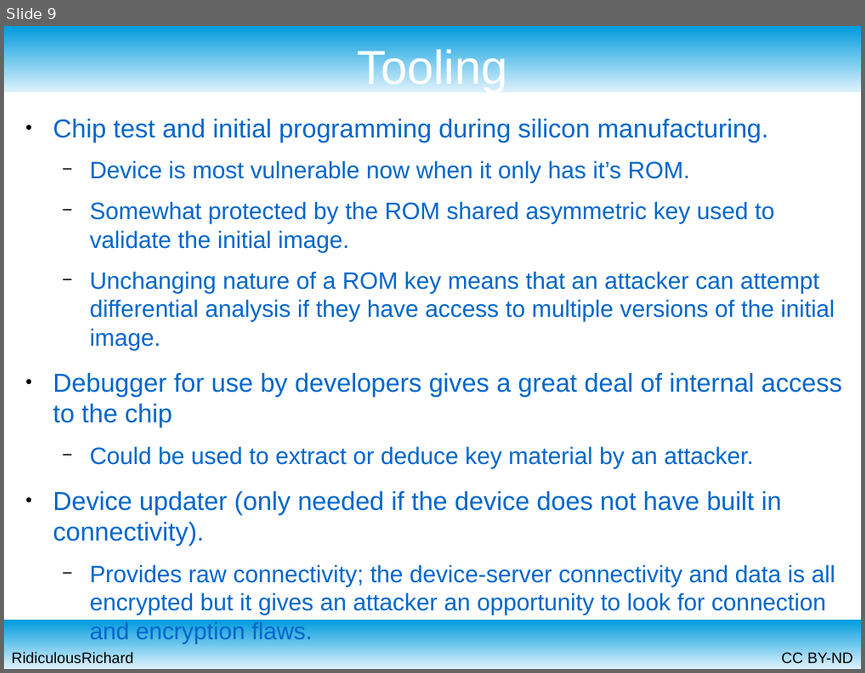
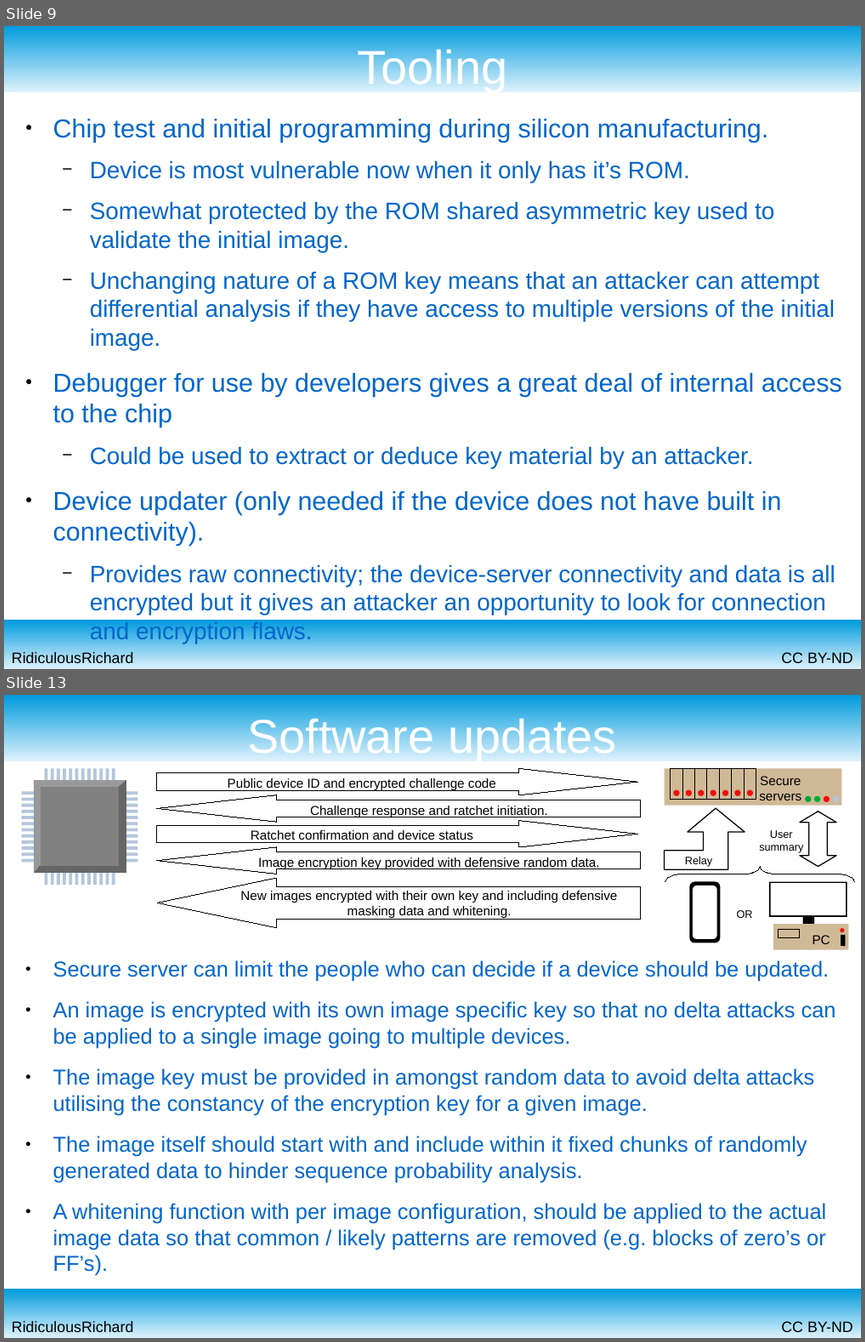
Before and after one commit to RidiculousRichard/presentations, a slide deck: 12 steps to firmware packages.odp. Shown one above the other, each under a label of ours: slide 9 before the commit, slides 9 and 13 after it; the slides between them are not shown. The pictures are 865x673 and 865x1342 pixels, drawn with LibreOffice and Linux fonts; fonts in the diff are those of the drawing. Boxes give left, top, right and bottom in pixels: in the first picture for what was removed or moved away, otherwise in the second. Text is boxed around its words. In the diff, an @@ line names an element or a change of style, - is before the commit and + after.

```diff
--- a/12 steps to firmware packages.odp
+++ b/12 steps to firmware packages.odp
@@ slide 13 added at (4, 695, 861, 1338), background #FFFFFF; not listed: 4 template elements that a slide beside it also shows @@
@@ title added at (247, 715, 617, 761), 44 pt, text #FFFFFF @@
+Software updates
@@ left arrow added at (157, 768, 637, 794), outline #000000 0 pt @@
@@ left arrow added at (157, 795, 641, 822), outline #000000 0 pt @@
@@ text added at (228, 778, 496, 791), 12 pt, text #000000 @@
+Public device ID and encrypted challenge code
@@ group added at (664, 768, 841, 805): 11 ellipses, 8 rectangles, 1 text @@
+Secure servers
@@ left arrow added at (157, 820, 637, 846), outline #000000 0 pt @@
@@ text added at (310, 805, 548, 817), 12 pt, text #000000 @@
+Challenge response and ratchet initiation.
@@ left arrow added at (157, 847, 641, 873), outline #000000 0 pt @@
@@ text added at (250, 830, 473, 843), 12 pt, text #000000 @@
+Ratchet confirmation and device status
@@ group added at (22, 768, 137, 885): 24 lines, 4 freeform shapes, 1 rectangle @@
@@ text added at (258, 857, 600, 870), 12 pt, text #000000 @@
+Image encryption key provided with defensive random data.
@@ group added at (664, 808, 856, 882): 2 freeform shapes, 2 texts, 1 up down arrow @@
+Relay
+User summary
@@ left arrow added at (157, 878, 641, 927), outline #000000 0 pt @@
@@ text added at (240, 891, 617, 918), 12 pt, text #000000 @@
+New images encrypted with their own key and including defensive masking data and whitening.
@@ freeform shape added at (690, 882, 720, 943), fill #000000 @@
@@ freeform shape added at (692, 885, 717, 939), fill #FFFFFF @@
@@ text added at (737, 910, 753, 918), 10 pt, text #000000 @@
+OR
@@ group added at (769, 882, 849, 949): 5 rectangles, 5 lines, 1 ellipse, 1 text @@
+PC
@@ text added at (53, 960, 836, 1276), 20 pt, text #0066CC @@
+● Secure server can limit the people who can decide if a device should be updated.
+● An image is encrypted with its own image specific key so that no delta attacks can be applied to a single image going to multiple devices.
+● The image key must be provided in amongst random data to avoid delta attacks utilising the constancy of the encryption key for a given image.
+● The image itself should start with and include within it fixed chunks of randomly generated data to hinder sequence probability analysis.
+● A whitening function with per image configuration, should be applied to the actual image data so that common / likely patterns are removed (e.g. blocks of zero’s or FF’s).
```
Also in this commit, not shown: 7 slides changed, 4 other slides added, 1 slide removed.
